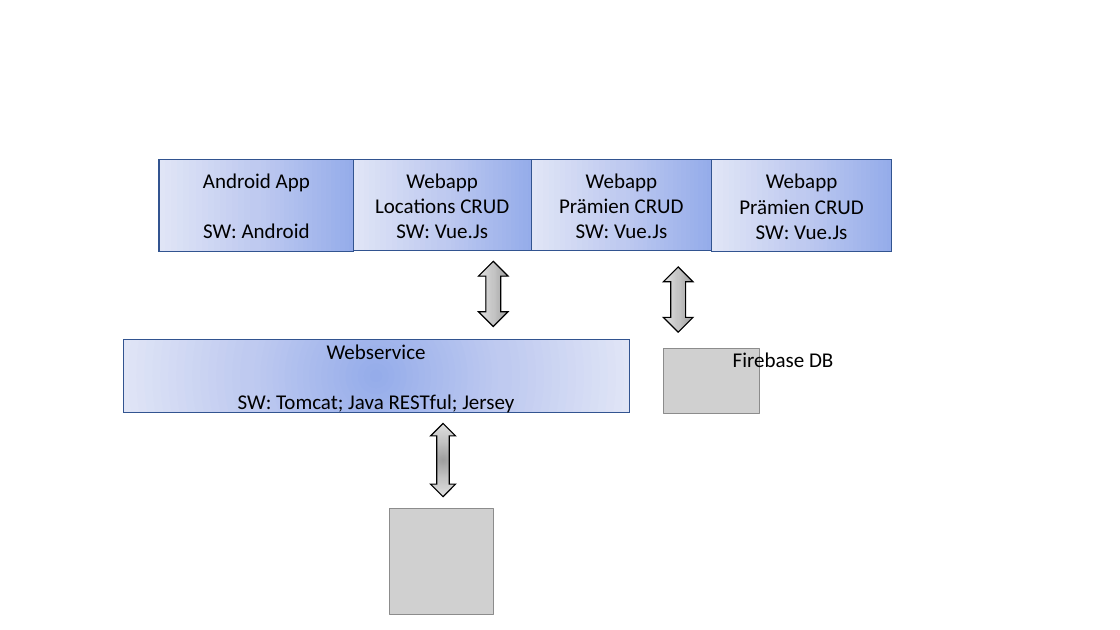
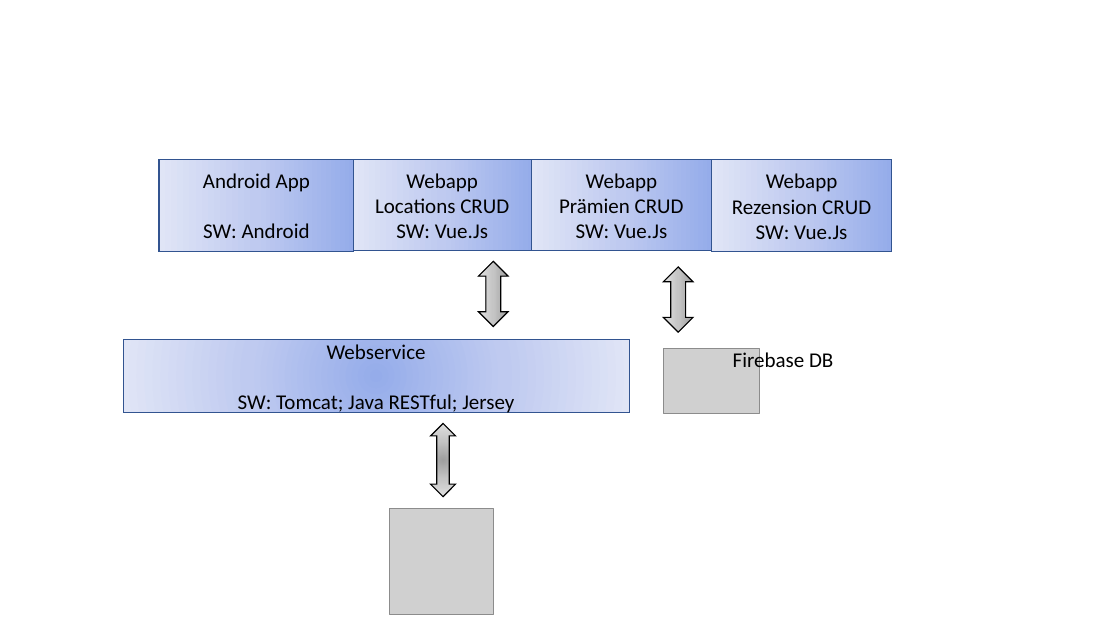
Before and after one commit to gilgenreiner/TravelAdvicer, a slide deck: slide 3 of SYP(MUH)/SpirintDiagramme.pptx. Drawn at 1120x630 pixels with LibreOffice and Linux fonts; fonts in the diff are those of the drawing; grey boxes stand for pictures. Boxes give left, top, right and bottom in pixels: in the first picture for what was removed or moved away, otherwise in the second. Text is boxed around its words. In the diff, an @@ line names an element or a change of style, - is before the commit and + after.

```diff
--- a/SYP(MUH)/SpirintDiagramme.pptx
+++ b/SYP(MUH)/SpirintDiagramme.pptx
@@ text in rectangle at bbox=[732, 199, 871, 214]: text changed @@
-Prämien CRUD
+Rezension CRUD
```
Also in this commit, not shown: 11 other files.
